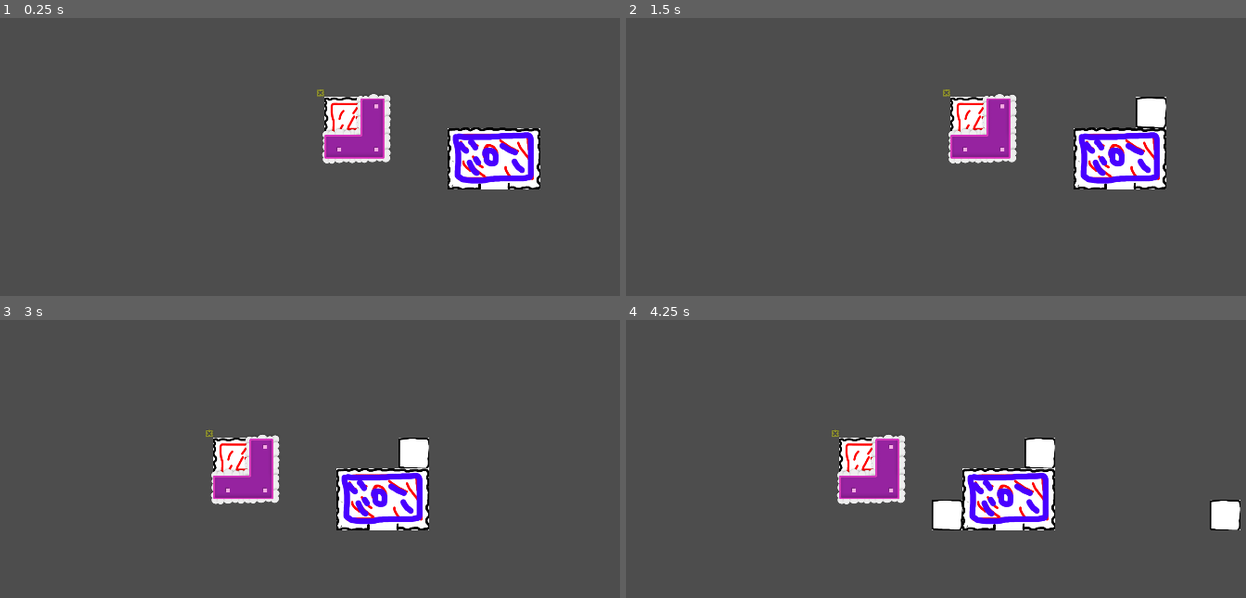
Above: before the commit, frames 1-4 (two rows, left to right).
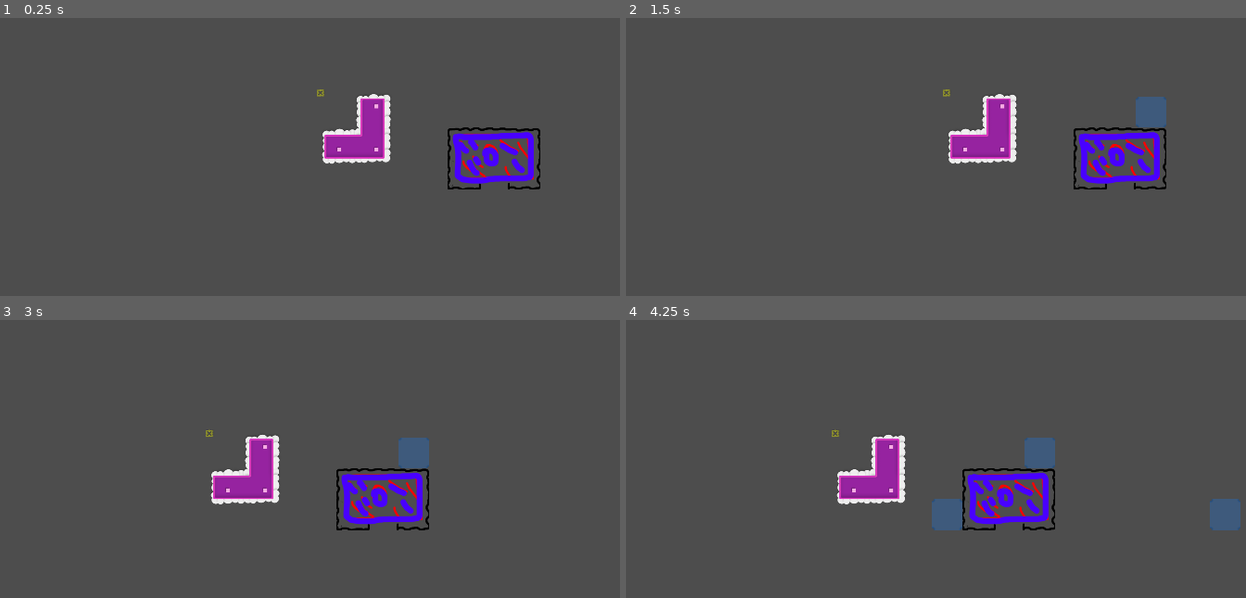
Above: after the commit, the same moments.

Repository: adotrdot/Endour-Gemastik2023
Game: Godot game, scene res://scenes/main.tscn
Same seed, same stepped clock (60 frames per second), same inputs: the game is played once before the commit and once after it.
Inputs (mouse positions are in pixels of both pictures, inside the frame that each line leads up to):
- Up to frame 1 (0.25 s): no input
- Up to frame 2 (1.5 s): tap Enter at 0.5 s; move the mouse to (1159, 123) at 0.52 s; press the mouse at (1159, 123) at 0.53 s; tap Space at 1.25 s; move the mouse to (849, 165) at 1.27 s; release the mouse at (849, 165) at 1.28 s; click (849, 165) at 1.35 s
- Up to frame 3 (3 s): tap Enter at 2 s; move the mouse to (446, 353) at 2.02 s; hold Middle mouse button (mb_mid) 2.03-2.78 s; click (446, 353) at 2.3 s; tap Space at 2.75 s; move the mouse to (334, 528) at 2.77 s; right-click (334, 528) at 2.85 s
- Up to frame 4 (4.25 s): click (960, 528) at 3.05 s; tap Enter at 3.5 s; move the mouse to (1221, 509) at 3.52 s; press the mouse at (1221, 509) at 3.53 s

The runs differ from the first frame. In frame 1, 2.4% of the frame differs, in the area x 52-88%, y 28-62%; in frame 2, 3.0%; in frame 3, 3.0%; in frame 4, 4.1%, in the area x 34-100%, y 42-76%.

Commit message:
prototipe 0.6 (prototipe sprite jalan)

Diff:
--- a/project.godot
+++ b/project.godot
@@ -17,7 +17,9 @@
 
 [autoload]
 
+Lists="*res://scripts/lists.gd"
 Bangunan="*res://scripts/bangunan.gd"
+BaseJalan="*res://scripts/base_jalan.gd"
 
 [display]
 
--- a/scenes/asrama.tscn
+++ b/scenes/asrama.tscn
@@ -4,6 +4,7 @@
 [ext_resource type="Texture2D" uid="uid://bd1pwekpm66cn" path="res://assets/asrama/asrama-blue.png" id="2_agoua"]
 
 [node name="Asrama" type="Node2D"]
+z_index = 1
 script = ExtResource("1_7v340")
 
 [node name="Sprite2D" type="Sprite2D" parent="."]
--- /dev/null
+++ b/scenes/jalan.tscn
@@ -0,0 +1,22 @@
+[gd_scene load_steps=4 format=3 uid="uid://ds8x4mc245sv4"]
+
+[ext_resource type="Script" path="res://scripts/jalan.gd" id="1_c7v4q"]
+[ext_resource type="Texture2D" uid="uid://cif5bris1e8vk" path="res://assets/jalan/junction-midmid.png" id="2_ol0j7"]
+
+[sub_resource type="RectangleShape2D" id="RectangleShape2D_tj0ky"]
+size = Vector2(82, 82)
+
+[node name="Jalan" type="Node2D"]
+script = ExtResource("1_c7v4q")
+
+[node name="Sprite2D" type="Sprite2D" parent="."]
+texture = ExtResource("2_ol0j7")
+
+[node name="clickable" type="Area2D" parent="."]
+collision_layer = 4
+collision_mask = 0
+
+[node name="CollisionShape2D" type="CollisionShape2D" parent="clickable"]
+shape = SubResource("RectangleShape2D_tj0ky")
+
+[connection signal="input_event" from="clickable" to="." method="_on_clickable_input_event"]
--- a/scenes/kampus.tscn
+++ b/scenes/kampus.tscn
@@ -5,6 +5,7 @@
 [ext_resource type="Texture2D" uid="uid://cif4wontilsyv" path="res://assets/pin/pin-blue.png" id="3_hbtp6"]
 
 [node name="Kampus" type="Node2D"]
+z_index = 1
 script = ExtResource("1_nhyr1")
 
 [node name="Sprite2D" type="Sprite2D" parent="."]
--- a/scenes/siswa.tscn
+++ b/scenes/siswa.tscn
@@ -300,6 +300,7 @@
 position = Vector2(33, -20)
 rotation = -1.57079
 collision_layer = 0
+input_pickable = false
 
 [node name="CollisionShape2D" type="CollisionShape2D" parent="front_detector"]
 position = Vector2(7.62939e-06, 3)
@@ -309,6 +310,7 @@
 position = Vector2(6, -20)
 rotation = -1.57079
 collision_mask = 0
+input_pickable = false
 monitorable = false
 
 [node name="CollisionShape2D" type="CollisionShape2D" parent="collision_preventor"]
@@ -319,6 +321,7 @@
 position = Vector2(0, -20)
 collision_layer = 2
 collision_mask = 2
+input_pickable = false
 monitoring = false
 monitorable = false
 
--- a/scenes/student_request.tscn
+++ b/scenes/student_request.tscn
@@ -1,3 +1,4 @@
 [gd_scene format=3 uid="uid://cugurm6024ka4"]
 
 [node name="StudentRequest" type="Node2D"]
+z_index = 2
--- a/scenes/tilemap.tscn
+++ b/scenes/tilemap.tscn
@@ -200,6 +200,7 @@
 sources/2 = SubResource("TileSetAtlasSource_tgdb0")
 
 [node name="TileMap" type="TileMap"]
+modulate = Color(1, 1, 1, 0)
 rotation = 0.00141728
 tile_set = SubResource("TileSet_w2bvw")
 format = 2
--- a/scripts/Kampus.gd
+++ b/scripts/Kampus.gd
@@ -107,7 +107,8 @@
 	siswa_count -= 1
 	pins[list_requests.size()-1].visible = false
 	var request = list_requests.pop_front()
-	request.queue_free()
+	if request != null:
+		request.queue_free()
 
 
 func request_siswa():
--- a/scripts/Level.gd
+++ b/scripts/Level.gd
@@ -10,16 +10,10 @@
 var siswa_res = preload("res://scenes/siswa.tscn")
 var asrama_res = preload("res://scenes/asrama.tscn")
 var kampus_res = preload("res://scenes/kampus.tscn")
+var jalan_res = preload("res://scenes/jalan.tscn")
+
 
 # variasi warna asrama dan kampus
-var list_asrama = Array()
-var list_asrama_blue = Array()
-var list_asrama_green = Array()
-var list_asrama_red = Array()
-var list_kampus = Array()
-var list_kampus_blue = Array()
-var list_kampus_green = Array()
-var list_kampus_red = Array()
 enum { BLUE, GREEN, RED }
 
 # penempatan acak asrama & kampus
@@ -41,23 +35,32 @@
 func _ready():
 	rng.randomize()
 
+	# prepare lists
+	Lists.siswa.clear()
+	Lists.asrama_blue.clear()
+	Lists.asrama_green.clear()
+	Lists.asrama_red.clear()
+	Lists.kampus_blue.clear()
+	Lists.kampus_green.clear()
+	Lists.kampus_red.clear()
+
 	# create first asrama & kampus
 	tilemap.is_asrama_buildable(Vector2(80,80))
 	var new_asrama = asrama_res.instantiate()
 	add_child(new_asrama)
 	new_asrama.init(tilemap.place_asrama(new_asrama, rng.randi_range(0, 3)))
 	new_asrama.set_blue()
-	list_asrama_blue.append(new_asrama)
+	Lists.asrama_blue.append(new_asrama)
 
 	tilemap.is_kampus_buildable(Vector2(400,200))
 	var new_kampus = kampus_res.instantiate()
 	add_child(new_kampus)
 	new_kampus.global_position = tilemap.map_to_local(tilemap.local_to_map(Vector2(400,200)))
-	new_kampus.init(tilemap.place_kampus(), list_asrama_blue.duplicate())
+	new_kampus.init(tilemap.place_kampus(), Lists.asrama_blue.duplicate())
 	new_kampus.set_blue()
 	new_kampus.send_request_siswa.connect(_on_request_siswa)
 	new_kampus.gameover.connect(shake)
-	list_kampus_blue.append(new_kampus)
+	Lists.kampus_blue.append(new_kampus)
 
 	can_place = true
 	pass
@@ -66,8 +69,10 @@
 func _process(delta):
 	mousepos = get_local_mouse_position()
 	if can_place:
-		if Input.is_action_pressed("mb_left"):
-			tilemap.place_road(mousepos)
+		if Input.is_action_pressed("mb_left") and tilemap.is_road_buildable(mousepos):
+			var new_jalan = jalan_res.instantiate()
+			add_child(new_jalan)
+			tilemap.place_road(new_jalan)
 		elif Input.is_action_pressed("mb_right"):
 			tilemap.remove_road(mousepos)
 
@@ -76,7 +81,7 @@
 	if asrama_to_be_placed > 0:
 		# tentukan warna asrama
 		var color = BLUE
-		if list_asrama_blue.size() >= 2:
+		if Lists.asrama_blue.size() >= 2:
 			var colors = [BLUE, GREEN, RED]
 			colors.shuffle()
 			color = colors.front()
@@ -92,21 +97,21 @@
 			match color:
 				BLUE:
 					new_asrama.set_blue()
-					list_asrama_blue.append(new_asrama)
-					if not list_kampus_blue.is_empty():
-						for kampus in list_kampus_blue:
+					Lists.asrama_blue.append(new_asrama)
+					if not Lists.kampus_blue.is_empty():
+						for kampus in Lists.kampus_blue:
 							kampus.add_asrama(new_asrama)
 				GREEN:
 					new_asrama.set_green()
-					list_asrama_green.append(new_asrama)
-					if not list_kampus_green.is_empty():
-						for kampus in list_kampus_green:
+					Lists.asrama_green.append(new_asrama)
+					if not Lists.kampus_green.is_empty():
+						for kampus in Lists.kampus_green:
 							kampus.add_asrama(new_asrama)
 				RED:
 					new_asrama.set_red()
-					list_asrama_red.append(new_asrama)
-					if not list_kampus_red.is_empty():
-						for kampus in list_kampus_red:
+					Lists.asrama_red.append(new_asrama)
+					if not Lists.kampus_red.is_empty():
+						for kampus in Lists.kampus_red:
 							kampus.add_asrama(new_asrama)
 			asrama_to_be_placed -= 1
 
@@ -114,13 +119,13 @@
 	if kampus_to_be_placed > 0:
 		# tentukan warna kampus
 		var color = BLUE
-		if list_asrama_blue.size() >= 2:
+		if Lists.asrama_blue.size() >= 2:
 			var colors = [BLUE, GREEN, RED]
-			if list_asrama_blue.is_empty() or list_asrama_blue.size() < list_kampus_blue.size() * 2:
+			if Lists.asrama_blue.is_empty() or Lists.asrama_blue.size() < Lists.kampus_blue.size() * 2:
 				colors.erase(BLUE)
-			if list_asrama_green.is_empty() or list_asrama_green.size() < list_kampus_green.size() * 2:
+			if Lists.asrama_green.is_empty() or Lists.asrama_green.size() < Lists.kampus_green.size() * 2:
 				colors.erase(GREEN)
-			if list_asrama_red.is_empty() or list_asrama_red.size() < list_kampus_red.size() * 2:
+			if Lists.asrama_red.is_empty() or Lists.asrama_red.size() < Lists.kampus_red.size() * 2:
 				colors.erase(RED)
 			if colors.is_empty():
 				color = -1
@@ -137,17 +142,17 @@
 			new_kampus.global_position = tilemap.map_to_local(tilemap.local_to_map(pos))
 			match color:
 				BLUE:
-					new_kampus.init(tilemap.place_kampus(), list_asrama_blue.duplicate())
+					new_kampus.init(tilemap.place_kampus(), Lists.asrama_blue.duplicate())
 					new_kampus.set_blue()
-					list_kampus_blue.append(new_kampus)
+					Lists.kampus_blue.append(new_kampus)
 				GREEN:
-					new_kampus.init(tilemap.place_kampus(), list_asrama_green.duplicate())
+					new_kampus.init(tilemap.place_kampus(), Lists.asrama_green.duplicate())
 					new_kampus.set_green()
-					list_kampus_green.append(new_kampus)
+					Lists.kampus_green.append(new_kampus)
 				RED:
-					new_kampus.init(tilemap.place_kampus(), list_asrama_red.duplicate())
+					new_kampus.init(tilemap.place_kampus(), Lists.asrama_red.duplicate())
 					new_kampus.set_red()
-					list_kampus_red.append(new_kampus)
+					Lists.kampus_red.append(new_kampus)
 			new_kampus.send_request_siswa.connect(_on_request_siswa)
 			new_kampus.gameover.connect(shake)
 			kampus_to_be_placed -= 1
@@ -156,6 +161,7 @@
 # Kirim siswa
 func _on_request_siswa(asrama_asal, kampus_tujuan, warna, path):
 	var new_siswa = siswa_res.instantiate()
+	Lists.siswa.append(new_siswa)
 	new_siswa.position = tilemap.map_to_local(asrama_asal.posisi_gerbang)
 	add_child(new_siswa)
 	match warna:
@@ -186,7 +192,7 @@
 		if poin % 5 == 0:
 			kampus_to_be_placed += 1
 	elif poin < 100:
-		if poin % 5 == 0:
+		if poin % 7 == 0:
 			asrama_to_be_placed += 1
-		if poin % 10 == 0:
+		if poin % 15 == 0:
 			kampus_to_be_placed += 1
--- /dev/null
+++ b/scripts/base_jalan.gd
@@ -0,0 +1,38 @@
+extends Node
+
+
+var res_single = preload("res://assets/jalan/single.png")
+var res_vertical_top = preload("res://assets/jalan/vertical-top.png")
+var res_vertical_mid = preload("res://assets/jalan/vertical-mid.png")
+var res_vertical_bot = preload("res://assets/jalan/vertical-bot.png")
+var res_horizontal_left = preload("res://assets/jalan/horizontal-left.png")
+var res_horizontal_mid = preload("res://assets/jalan/horizontal-mid.png")
+var res_horizontal_right = preload("res://assets/jalan/horizontal-right.png")
+var res_junction_topleft = preload("res://assets/jalan/junction-topleft.png")
+var res_junction_topmid = preload("res://assets/jalan/junction-topmid.png")
+var res_junction_topright = preload("res://assets/jalan/junction-topright.png")
+var res_junction_midleft = preload("res://assets/jalan/junction-midleft.png")
+var res_junction_midmid = preload("res://assets/jalan/junction-midmid.png")
+var res_junction_midright = preload("res://assets/jalan/junction-midright.png")
+var res_junction_botleft = preload("res://assets/jalan/junction-botleft.png")
+var res_junction_botmid = preload("res://assets/jalan/junction-botmid.png")
+var res_junction_botright = preload("res://assets/jalan/junction-botright.png")
+
+var coords = {
+	"SINGLE": Vector2i(0,3),
+	"VERTICAL_TOP": Vector2i(0,0),
+	"VERTICAL_MID": Vector2i(0,1),
+	"VERTICAL_BOT": Vector2i(0,2),
+	"HORIZONTAL_LEFT": Vector2i(1,3),
+	"HORIZONTAL_MID": Vector2i(2,3),
+	"HORIZONTAL_RIGHT": Vector2i(3,3),
+	"JUNCTION_TOPLEFT": Vector2i(1,0),
+	"JUNCTION_TOPMID": Vector2i(2,0),
+	"JUNCTION_TOPRIGHT": Vector2i(3,0),
+	"JUNCTION_MIDLEFT": Vector2i(1,1),
+	"JUNCTION_MIDMID": Vector2i(2,1),
+	"JUNCTION_MIDRIGHT": Vector2i(3,1),
+	"JUNCTION_BOTLEFT": Vector2i(1,2),
+	"JUNCTION_BOTMID": Vector2i(2,2),
+	"JUNCTION_BOTRIGHT": Vector2i(3,2)
+}
--- a/scripts/character.gd
+++ b/scripts/character.gd
@@ -110,6 +110,7 @@
 
 
 func destroy():
+	Lists.siswa.erase(self)
 	state = State.IDLE
 	queue_free()
 
--- /dev/null
+++ b/scripts/jalan.gd
@@ -0,0 +1,23 @@
+extends Node2D
+
+
+@onready var sprite = $Sprite2D
+var left = null
+var right = null
+var up = null
+var down = null
+var deleteable = true
+
+func _ready():
+	sprite.set_texture(BaseJalan.res_junction_midmid)
+
+
+func _process(delta):
+	pass
+
+
+# deteksi klik kanan mouse untuk menghapus jalan
+func _on_clickable_input_event(viewport, event, shape_idx):
+	if event is InputEventMouse:
+		if event.button_mask == MOUSE_BUTTON_MASK_RIGHT and deleteable:
+			queue_free()
--- /dev/null
+++ b/scripts/lists.gd
@@ -0,0 +1,14 @@
+extends Node
+
+# siswa
+var siswa = Array()
+
+# asrama
+var asrama_blue = Array()
+var asrama_green = Array()
+var asrama_red = Array()
+
+# kampus
+var kampus_blue = Array()
+var kampus_green = Array()
+var kampus_red = Array()
--- a/scripts/tilemap.gd
+++ b/scripts/tilemap.gd
@@ -7,15 +7,20 @@
 var asrama_atlas_coords = [Vector2i(0,0), Vector2i(0,1), Vector2i(1,0), Vector2i(1,1)]
 var kampus_coords = Array()
 var kampus_atlas_coords = [Vector2i(0,0), Vector2i(0,1), Vector2i(1,0), Vector2i(1,1), Vector2i(2,0), Vector2i(2,1)]
+var road_coord = Vector2i()
 
 enum FACING { UP, LEFT, RIGHT, DOWN }
 
-func place_road(local_mousepos):
-	var tilepos = local_to_map(local_mousepos)
-	if tilepos.x < 0 or tilepos.x > 50 or tilepos.y < 0 or tilepos.y > 28 or get_cell_source_id(1,tilepos) in [1,2]:
-		return
-	set_cells_terrain_connect(0, [tilepos], 0, 0)
 
+func is_road_buildable(local_mousepos):
+	road_coord = local_to_map(local_mousepos)
+	if road_coord.x < 0 or road_coord.x > 50 or road_coord.y < 0 or road_coord.y > 28 or get_cell_source_id(0,road_coord) == 0 or get_cell_source_id(1,road_coord) in [1,2]:
+		return false
+	return true
+
+func place_road(new_road):
+	set_cells_terrain_connect(0, [road_coord], 0, 0)
+	new_road.position = map_to_local(road_coord)
 
 func remove_road(local_mousepos):
 	var tilepos = local_to_map(local_mousepos)
@@ -99,7 +104,6 @@
 
 
 func find_path(start_point, end_point):
-	var map_topleft_limit = local_to_map(Vector2i(200,100))
 	var map_size = get_used_rect().end
 
 	astar.size = map_size
Binary file added: assets/jalan/horizontal-left.png
Not shown, added: assets/jalan/horizontal-left.png.import
Binary file added: assets/jalan/horizontal-mid.png
Not shown, added: assets/jalan/horizontal-mid.png.import
Binary file added: assets/jalan/horizontal-right.png
Not shown, added: assets/jalan/horizontal-right.png.import
Binary file added: assets/jalan/junction-botleft.png
Not shown, added: assets/jalan/junction-botleft.png.import
Binary file added: assets/jalan/junction-botmid.png
Not shown, added: assets/jalan/junction-botmid.png.import
Binary file added: assets/jalan/junction-botright.png
Not shown, added: assets/jalan/junction-botright.png.import
(and 20 more such lines)
